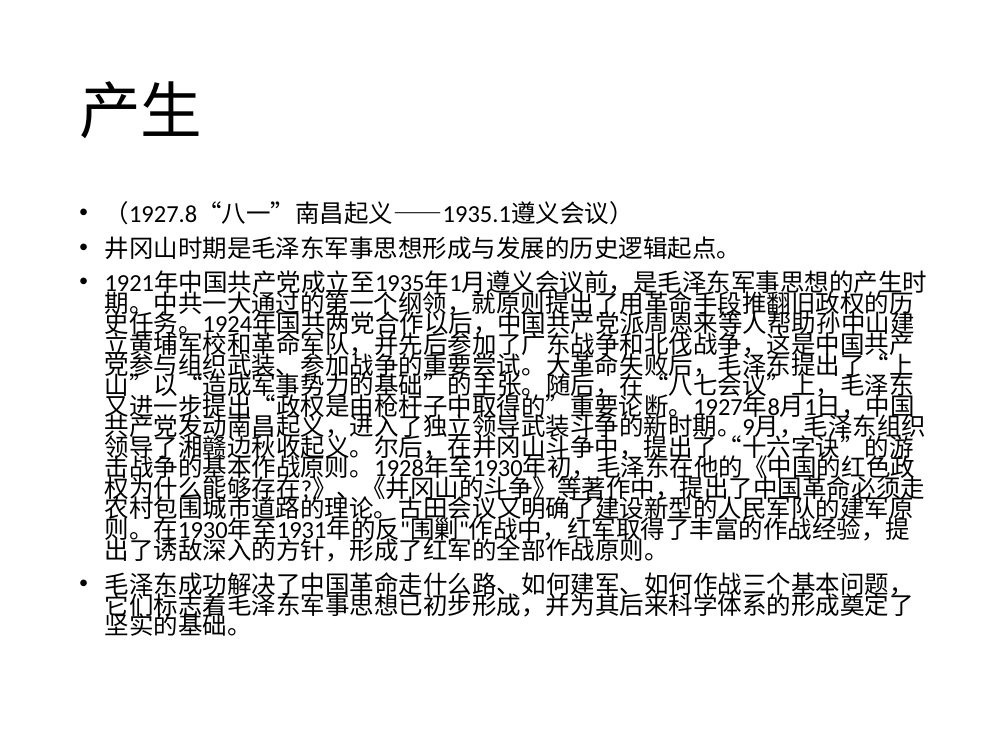
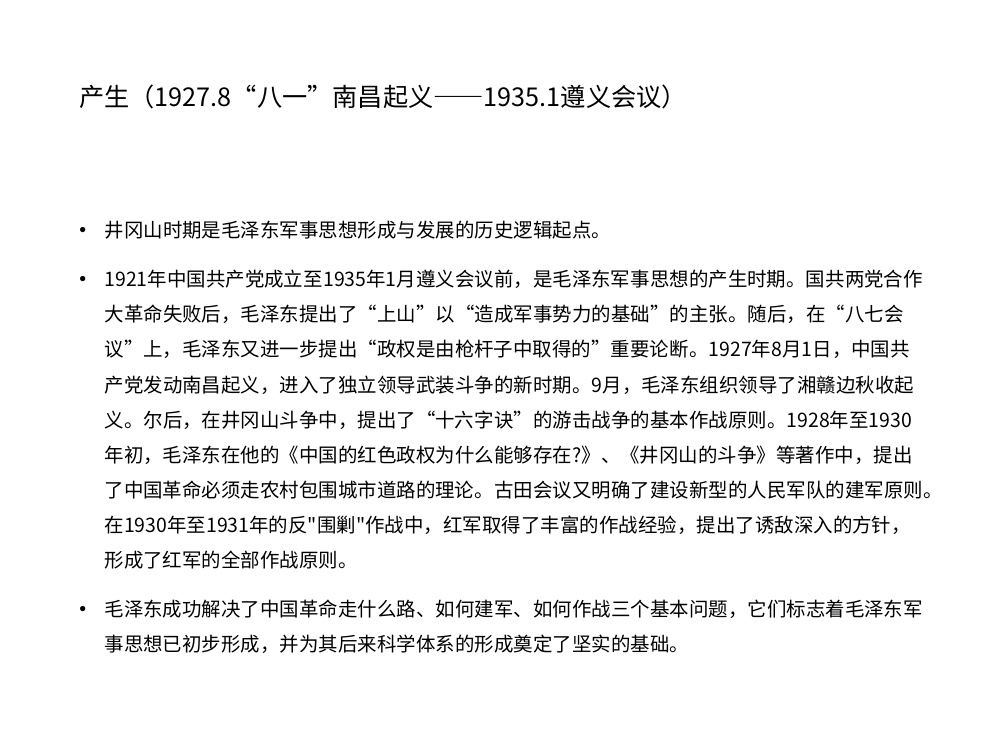
Before and after one commit to 117503445/history-ppt, a slide deck: slide 22 of 近代史张都铭小组.pptx (slide 11 before the commit). Drawn at 1008x756 pixels with LibreOffice and Linux fonts; fonts in the diff are those of the drawing; background and template pictures are left out. Boxes give left, top, right and bottom in pixels: in the first picture for what was removed or moved away, otherwise in the second. Text is boxed around its words. In the diff, an @@ line names an element or a change of style, - is before the commit and + after.

```diff
--- a/近代史张都铭小组.pptx
+++ b/近代史张都铭小组.pptx
@@ title at (x1=79, y1=84, x2=686, y2=109): text changed; size 44 to 18 pt; font Calibri to Noto Sans CJK SC @@
-产生
+产生（1927.8“八一”南昌起义——1935.1遵义会议）
@@ text at (x1=105, y1=201, x2=634, y2=225): paragraph removed @@
-• （1927.8“八一”南昌起义——1935.1遵义会议）
@@ text at (x1=105, y1=220, x2=923, y2=653): size 17.5 to 13.9 pt, font Calibri to Noto Sans CJK SC in "井冈山时期是毛泽东军事思想形成与发展的历史逻辑起点。", "毛泽东成功解决了中国革命走什么路、如何建军、如何作战三个基本问题，它们标志着毛泽东军事思想已初步形成，并为其后来科学体系 ..."; line spacing 0.7 to 1.5 @@
@@ text at (x1=105, y1=269, x2=943, y2=569): text changed; size 17.5 to 13.9 pt; font Calibri to Noto Sans CJK SC @@
-• 1921年中国共产党成立至1935年1月遵义会议前，是毛泽东军事思想的产生时期。中共一大通过的第一个纲领，就原则提出了用革命手段推翻旧政权的历史任务。1924年国共两党合作以后，中国共产党派周恩来等人帮助孙中山建立黄埔军校和革命军队，并先后参加了广东战争和北伐战争，这是中国共产党参与组织武装、参加战争的重要尝试。大革命失败后，毛泽东提出了“上山”以“造成军事势力的基础”的主张。随后，在“八七会议”上，毛泽东又进一步提出“政权是由枪杆子中取得的”重要论断。1927年8月1日，中国共产党发动南昌起义，进入了独立领导武装斗争的新时期。9月，毛泽东组织领导了湘赣边秋收起义。尔后，在井冈山斗争中，提出了“十六字诀”的游击战争的基本作战原则。1928年至1930年初，毛泽东在他的《中国的红色政权为什么能够存在?》、《井冈山的斗争》等著作中，提出了中国革命必须走农村包围城市道路的理论。古田会议又明确了建设新型的人民军队的建军原则。在1930年至1931年的反"围剿"作战中，红军取得了丰富的作战经验，提出了诱敌深入的方针，形成了红军的全部作战原则。
+• 1921年中国共产党成立至1935年1月遵义会议前，是毛泽东军事思想的产生时期。国共两党合作大革命失败后，毛泽东提出了“上山”以“造成军事势力的基础”的主张。随后，在“八七会议”上，毛泽东又进一步提出“政权是由枪杆子中取得的”重要论断。1927年8月1日，中国共产党发动南昌起义，进入了独立领导武装斗争的新时期。9月，毛泽东组织领导了湘赣边秋收起义。尔后，在井冈山斗争中，提出了“十六字诀”的游击战争的基本作战原则。1928年至1930年初，毛泽东在他的《中国的红色政权为什么能够存在?》、《井冈山的斗争》等著作中，提出了中国革命必须走农村包围城市道路的理论。古田会议又明确了建设新型的人民军队的建军原则。在1930年至1931年的反"围剿"作战中，红军取得了丰富的作战经验，提出了诱敌深入的方针，形成了红军的全部作战原则。
```
Also in this commit, not shown: 13 other slides changed, 12 slides added, 2 other files.
